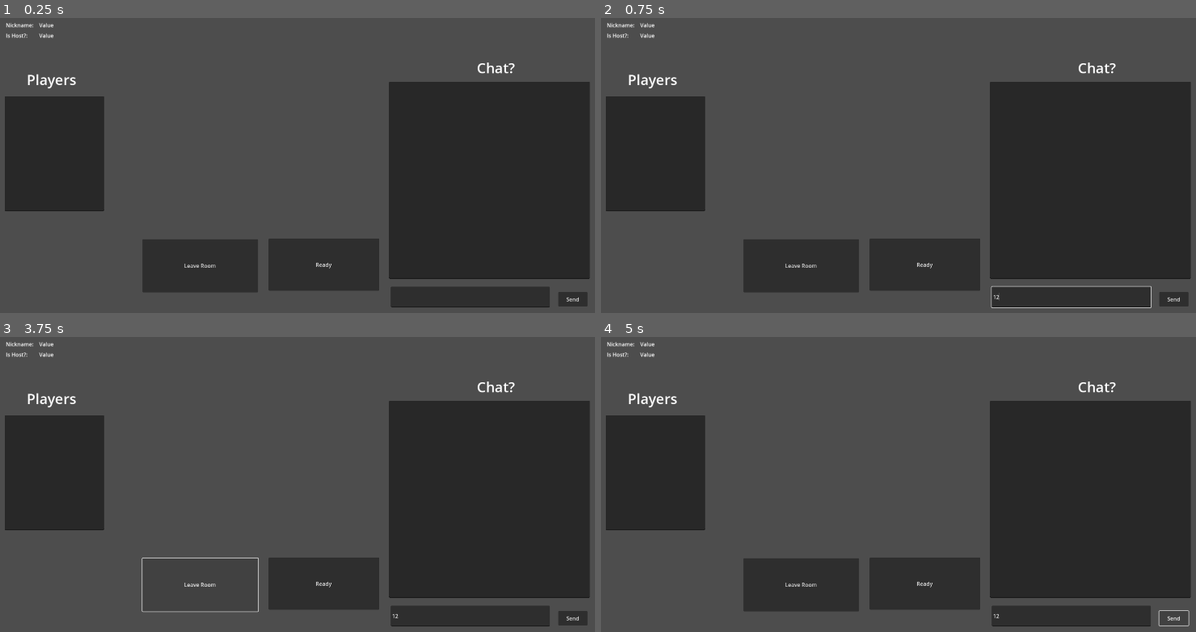
Above: before the commit, frames 1-4 (two rows, left to right).
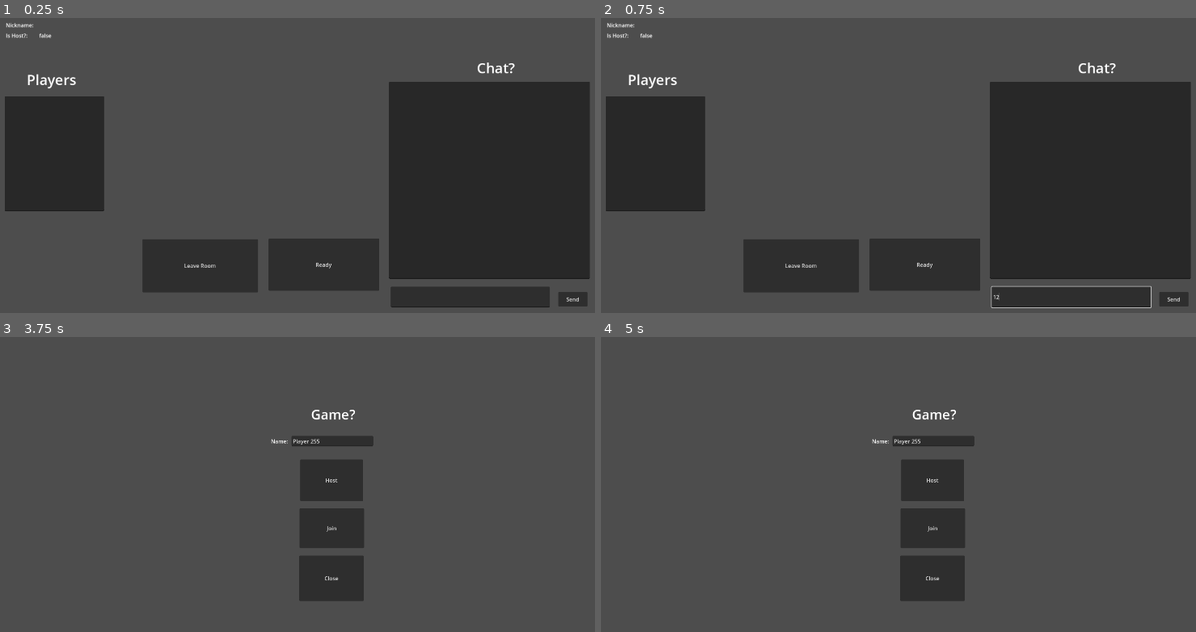
Above: after the commit, the same moments.

Repository: pvmathew/denliner
Game: Godot game, scene res://Scenes/Lobby/lobby.tscn
Two runs of this game, one before a commit and one after it. Both use one fixed random seed, a clock stepped at 60 frames per second and the inputs below. This scene is started directly instead of the project's main scene.
Inputs (mouse positions are in pixels of both pictures, inside the frame that each line leads up to):
- Up to frame 1 (0.25 s): no input
- Up to frame 2 (0.75 s): click (1071, 298) at 0.52 s; type "12" at 0.6 s
- Up to frame 3 (3.75 s): click "Ready" at 1.25 s; click "Ready" at 2 s; click "Send" at 2.75 s; click "Leave Room" at 3.5 s
- Up to frame 4 (5 s): click (1172, 617) at 4.25 s, where only the run before the commit has a clickable "Send"

The runs differ from the first frame. In frame 1, less than 0.1% of the frame differs, in the area x 6-9%, y 1-7%; in frame 2, less than 0.1%; in frame 3, 37%; in frame 4, 40%, in the area x 0-100%, y 1-99%.
Error before the commit: Parse Error: Expected indented block after function declaration. (res://Scenes/Lobby/lobby.gd:82)
Error after the commit: Invalid access to property or key '1' on a base object of type 'Dictionary'. (res://Global/session_data.gd:81)

Commit message:
Move to theme selection scene when start game is pressed

Diff:
--- a/Global/session_data.gd
+++ b/Global/session_data.gd
@@ -6,6 +6,7 @@
 signal player_connected(player_data)
 signal player_disconnected(peer_id)
 signal player_ready_changed(peer_id, value)
+signal game_started()
 
 # This will contain player info for every player,
 # with the keys being each player's unique IDs.
@@ -66,6 +67,7 @@
 	rpc("change_player_ready", new_value)
 
 func is_all_ready():
+	print(players.values())
 	for player in players.values():
 		if not player["is_ready"]:
 			return false
@@ -75,8 +77,9 @@
 func change_player_ready(value):
 	print("remote sender id from multipler.get_remote_sender_id: ", multiplayer.get_remote_sender_id())
 	print("They changed their ready state to: ", value)
+	var peer_id = multiplayer.get_remote_sender_id()
+	players[peer_id]["is_ready"] = value
 	player_ready_changed.emit(multiplayer.get_remote_sender_id(), value)
-
 
 # When a peer connects, send them my player info.
 # This allows transfer of all desired data for each player, not only the unique ID.
@@ -106,3 +109,8 @@
 	print("Player disconnected: ", id)
 	players.erase(id)
 	player_disconnected.emit(id)
+
+@rpc("any_peer", "call_local")
+func start_game():
+	print("Host is sending a request to start the game")
+	game_started.emit()
--- a/Scenes/Lobby/lobby.gd
+++ b/Scenes/Lobby/lobby.gd
@@ -6,6 +6,7 @@
 	SessionData.player_connected.connect(self._on_player_connected)
 	SessionData.player_disconnected.connect(self._on_player_disconnected)
 	SessionData.player_ready_changed.connect(self._on_player_ready_changed)
+	SessionData.game_started.connect(self._on_game_started)
 
 	# For Debug purposes, shows player info in top left
 	$Nickname/Value.text = PlayerData.nickname
@@ -39,6 +40,9 @@
 	rpc("msg_rpc", PlayerData.nickname, $MessageInput.text)
 	$MessageInput.text = ""
 
+func _on_start_game_pressed():
+	SessionData.start_game()
+
 # RPC Signals
 func _on_player_connected(peer_id, player_name, ready_value):
 	$PlayerList.text += player_name + "\n"
@@ -69,15 +73,17 @@
 		else:
 			label.add_theme_color_override("font_color", Color.WHITE)
 
+	print(SessionData.is_all_ready())
+
 	if SessionData.is_all_ready():
 		$StartGame.disabled = false
 	else:
 		$StartGame.disabled = true
 
+func _on_game_started():
+	print("Game has started")
+	get_tree().change_scene_to_file("res://Scenes/ThemeSelection/theme_selection.tscn")
+
 @rpc ("any_peer", "call_local")
 func msg_rpc(name, data):
 	$ChatLog.text += str(name, ":", data, "\n")
-
-
-func _on_start_game_pressed():
-	# Start the game for all players in this lobby
--- a/Scenes/Lobby/lobby.tscn
+++ b/Scenes/Lobby/lobby.tscn
@@ -118,3 +118,4 @@
 [connection signal="pressed" from="Send" to="." method="_on_send_pressed"]
 [connection signal="pressed" from="LeaveRoom" to="." method="_on_leave_room_pressed"]
 [connection signal="pressed" from="Ready" to="." method="_on_ready_pressed"]
+[connection signal="pressed" from="StartGame" to="." method="_on_start_game_pressed"]
--- /dev/null
+++ b/Scenes/ThemeSelection/theme_selection.gd
@@ -0,0 +1,7 @@
+extends Node2D
+
+func _ready():
+	if PlayerData.is_host:
+		$ThemeList.visible = true
+	else:
+		$LobbyDisclaimer.visible = true
--- /dev/null
+++ b/Scenes/ThemeSelection/theme_selection.tscn
@@ -0,0 +1,31 @@
+[gd_scene load_steps=2 format=3 uid="uid://bs3bsjtfhyaak"]
+
+[ext_resource type="Script" path="res://Scenes/ThemeSelection/theme_selection.gd" id="1_yii6x"]
+
+[node name="ThemeSelection" type="Node2D"]
+script = ExtResource("1_yii6x")
+
+[node name="ThemeList" type="VBoxContainer" parent="."]
+visible = false
+custom_minimum_size = Vector2(400, 200)
+offset_left = 757.0
+offset_top = 288.0
+offset_right = 1306.0
+offset_bottom = 752.0
+
+[node name="どうぶつ" type="Button" parent="ThemeList"]
+layout_mode = 2
+text = "どうぶつ
+"
+
+[node name="その他？？？" type="Button" parent="ThemeList"]
+layout_mode = 2
+text = "その他？？？"
+
+[node name="LobbyDisclaimer" type="Label" parent="."]
+visible = false
+offset_left = 921.0
+offset_top = 508.0
+offset_right = 1127.0
+offset_bottom = 531.0
+text = "Host is selecting a theme..."
